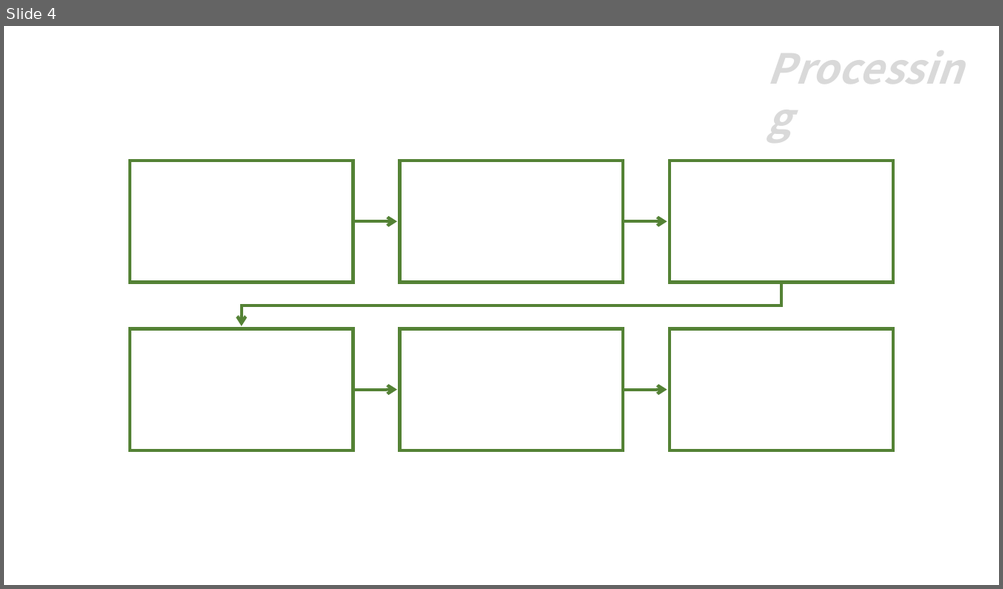
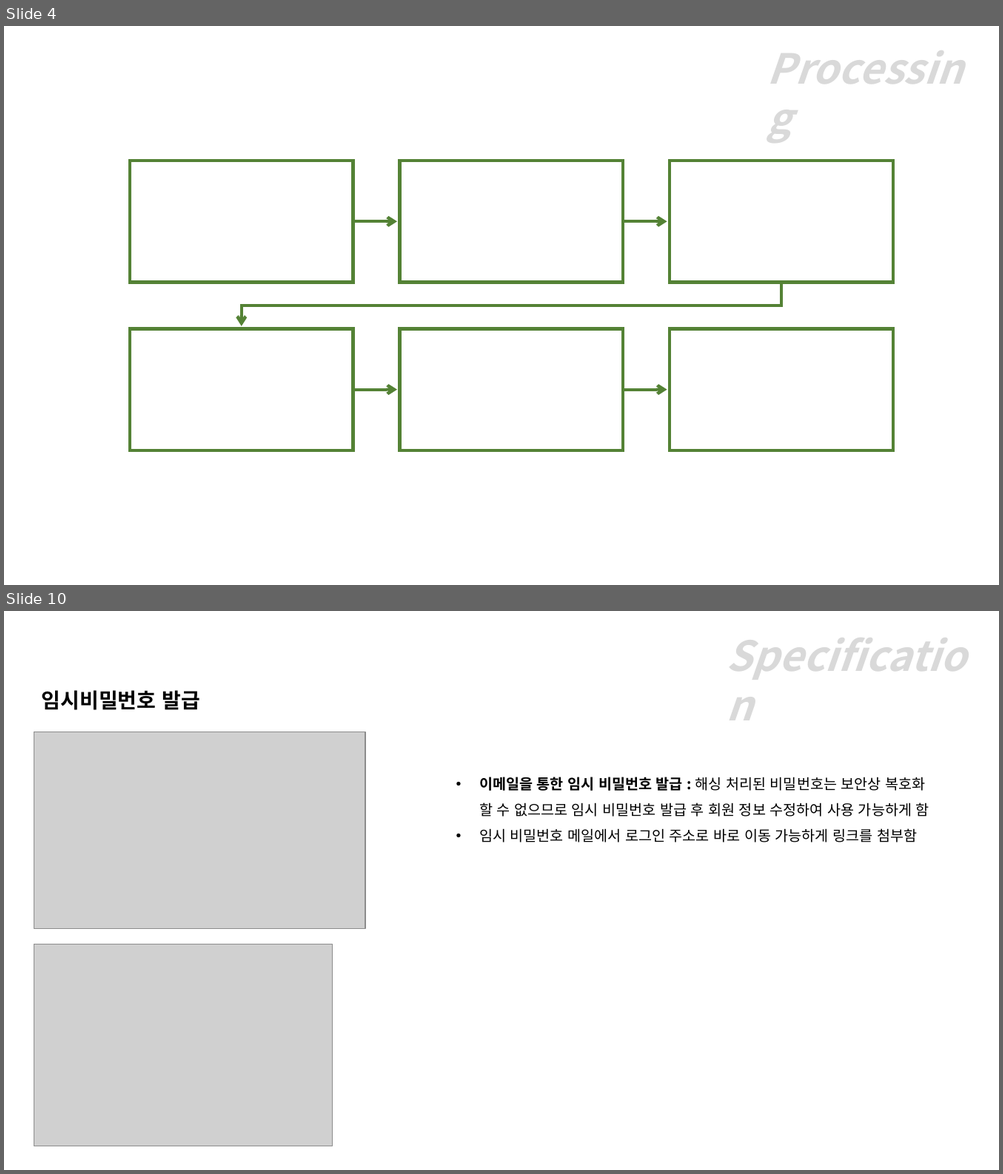
Before and after one commit to jhb0430/nunubooks, a slide deck: nunubooks 포트폴리오.pptx. Shown one above the other, each under a label of ours: slide 4 before the commit, slides 4 and 10 after it; the slides between them are not shown. The pictures are 1003x589 and 1003x1174 pixels, drawn with LibreOffice and Linux fonts; fonts in the diff are those of the drawing; grey boxes stand for pictures. Boxes give left, top, right and bottom in pixels: in the first picture for what was removed or moved away, otherwise in the second. Text is boxed around its words. In the diff, an @@ line names an element or a change of style, - is before the commit and + after.

```diff
--- a/nunubooks 포트폴리오.pptx
+++ b/nunubooks 포트폴리오.pptx
@@ slide 10 added at bbox=[4, 611, 999, 1170], background #FFFFFF @@
@@ text added at bbox=[719, 626, 988, 684], 40 pt, text #D9D9D9, bold, italic @@
+Specification
@@ text added at bbox=[42, 690, 200, 710], 20 pt, text #000000, bold @@
+임시비밀번호 발급
@@ picture added at bbox=[34, 732, 365, 930] @@
@@ text added at bbox=[479, 777, 929, 843], 14 pt, text #000000 @@
+• 이메일을 통한 임시 비밀번호 발급 : 해싱 처리된 비밀번호는 보안상 복호화
+  할 수 없으므로 임시 비밀번호 발급 후 회원 정보 수정하여 사용 가능하게 함
+• 임시 비밀번호 메일에서 로그인 주소로 바로 이동 가능하게 링크를 첨부함
@@ picture added at bbox=[34, 945, 332, 1146] @@
```
Also in this commit, not shown: 13 slides changed, 2 other slides added, 1 other file.
